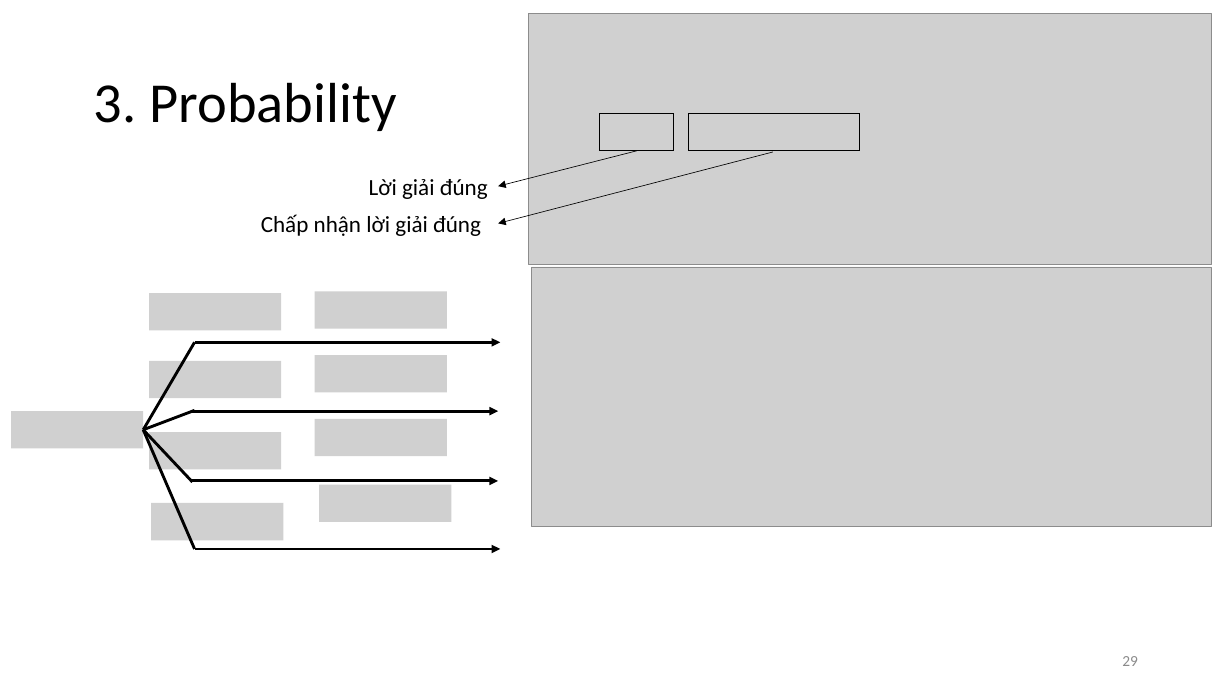
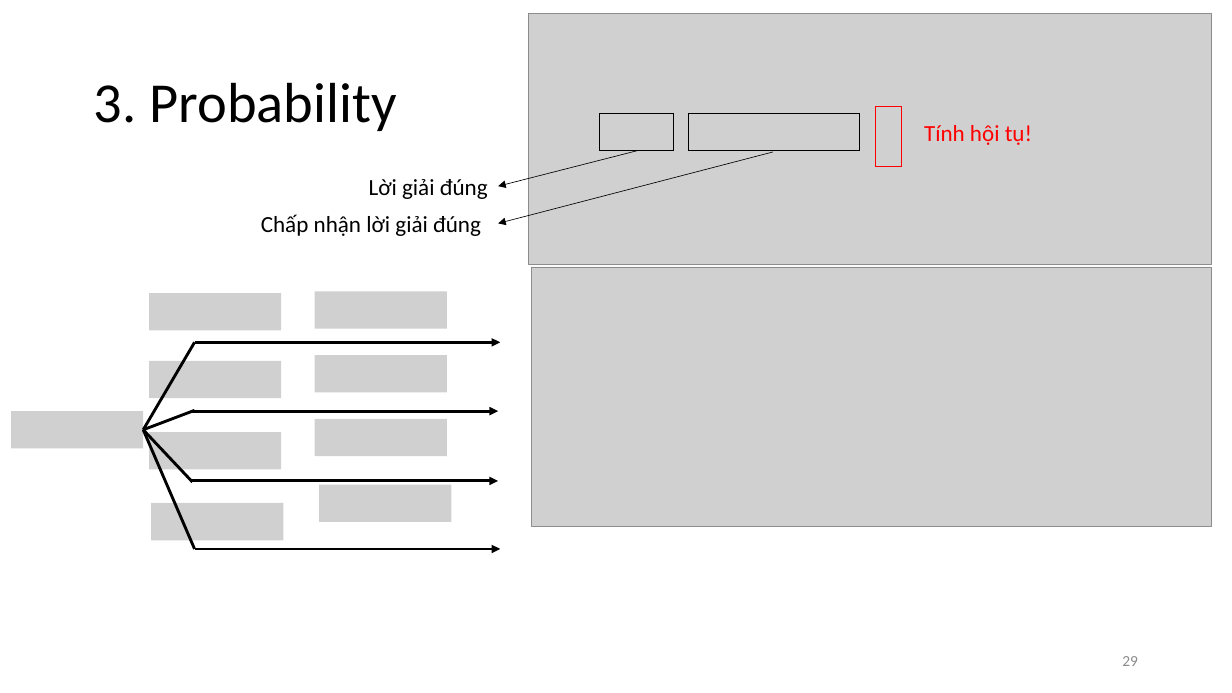
Before and after one commit to vutuanhai237/CourseMaterialsUIT, a slide deck: slide 29 of SExxx-Programming for quantum computer/Slide/x. quantum complexity.pptx. Drawn at 1232x693 pixels with LibreOffice and Linux fonts; fonts in the diff are those of the drawing; grey boxes stand for pictures. Boxes give left, top, right and bottom in pixels: in the first picture for what was removed or moved away, otherwise in the second. Text is boxed around its words. In the diff, an @@ line names an element or a change of style, - is before the commit and + after.

```diff
--- a/SExxx-Programming for quantum computer/Slide/x. quantum complexity.pptx
+++ b/SExxx-Programming for quantum computer/Slide/x. quantum complexity.pptx
@@ rectangle added at <box>875,107,902,167</box>, outline #FF0000 0.75 pt @@
@@ text added at <box>924,125,1032,145</box>, 18 pt, text #FF0000 @@
+Tính hội tụ!
```
Also in this commit, not shown: 10 other slides changed, 20 other files.
